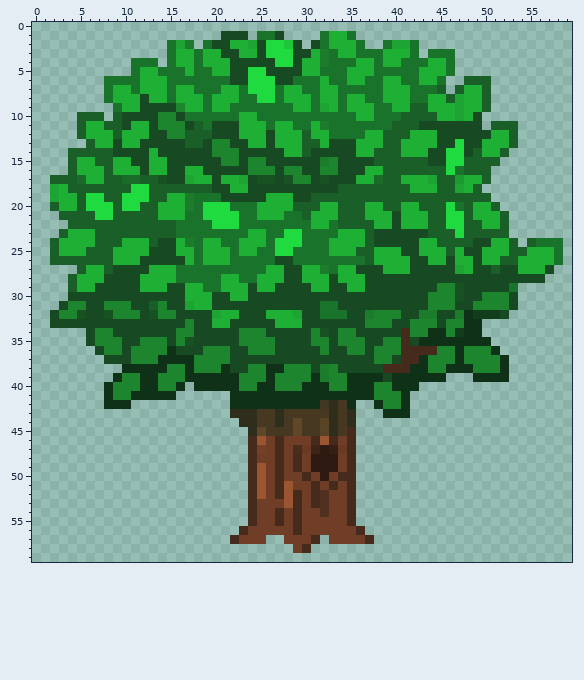
Pixel-art sprite: public/tree.png. The picture above is the old version.
The file is 60x60 pixels. Colours within 5 levels of each other are drawn and written as one.
After the commit:
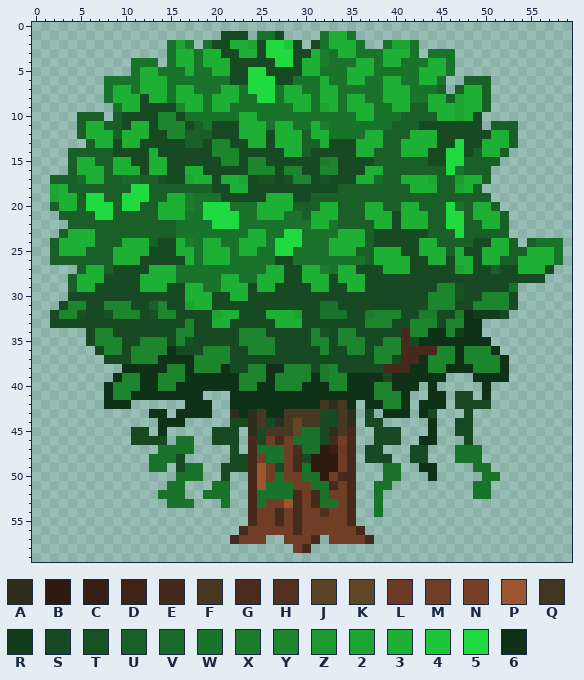
Palette (. is transparent): A #2f2d1b  B #2f1a12  C #381f15  D #3e2316  E #462a1c  F #473821  G #4c2d1d  H #52301f  J #584325  K #5f4727  L #6a3a25  M #703d27  N #764028  P #9b5631  Q #3f371f  R #113d1b  S #174922  T #185223  U #195f27  V #1a6a29  W #19732a  X #1c7c2b  Y #1d852d  Z #1c9a31  2 #1da433  3 #1eb035  4 #1fc63c  5 #20db40  6 #0f3118
The exact change:
@@ x 0..59 @@
 39 .........6YY66YYY666666YYY6YYYY6XYY6666S666666...6666.......
-40 ........6YYY66YY6.66666YY66YYY666YY666YY666.................
-41 ........6YY66666......6666666666666666YYY6..................
-42 ........666...........6666666666QAF6..6YY6..................
-43 ......................AAAFFAFFFFFAFA...666..................
-44 .......................AAFFAFKFFJAFA........................
-45 ........................AKFFFKFFJAFE........................
-46 ........................EPMEMMMEPEME........................
-47 ........................ENMEMGLDBCLE........................
-48 ........................EMMEMEMBBBME........................
-49 ........................EPMEMEMBBBME........................
-50 ........................EPMEMMEMBMEE........................
-51 ........................EPMEPMMEMEME........................
-52 ........................EPMEPEMEHMME........................
-53 ........................EMMMPEMEHMME........................
-54 ........................EMMEMEMMHMME........................
+40 ........6YYY66YY6666666YY66YYY666YY666YY666.6.....6.........
+41 ........6YY66666666...6666666666666666YYY6..66.SS.6.........
+42 ........666......666..6666666666QAF6.66YY6.666.SSSS.........
+43 .............66.6666..A6AF66FFFFSSFA.S.666.6S...S...........
+44 ..............666.....SSAFSAFKFFSSFA.SS.....6..SS...........
+45 ...........SS.6.....SSS.ASFFFKWWSAFE..SSS...6..SS...........
+46 ...........SSSS.WW..SSS.ESMEMWWWSEME..SSS..66...S...........
+47 ..............WWWW....S.EWWWMGWWBCLE.SS...SS...WWW..........
+48 .............WWWS.....SSEMWWMESBBBME.SSS..SS...WWW..........
+49 .............WW.SWW..SSSEPMSMEWBBBME...WW..66....WW.........
+50 ................WWW..S..EPMWMMWWBMEE...WW...6.....WW........
+51 ...............WW...WW..EPWWWMMWWEME..WW.........WW.........
+52 ..............WWW..WWW..EWWWWEMEWMME..W..........WW.........
+53 ...............WWW...W..EWMMPEMEWWME..W.....................
+54 ........................EMMEMEMMHMME..W.....................
 55 ........................EMMEMEMMMMME........................
